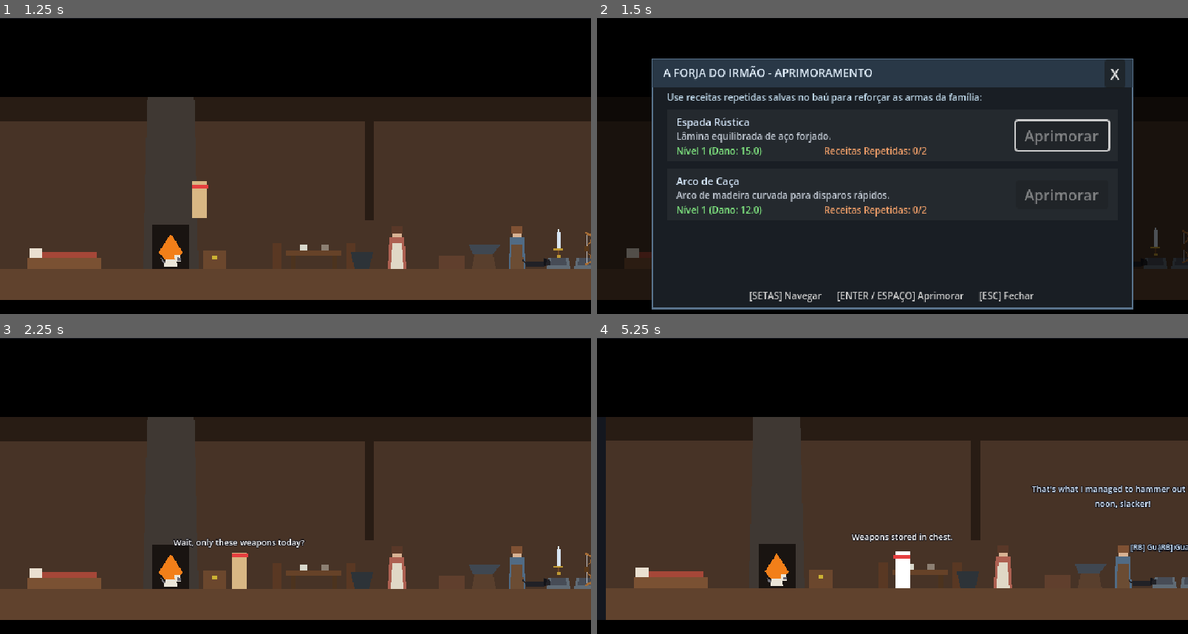
Above: before the commit, frames 1-4 (two rows, left to right).
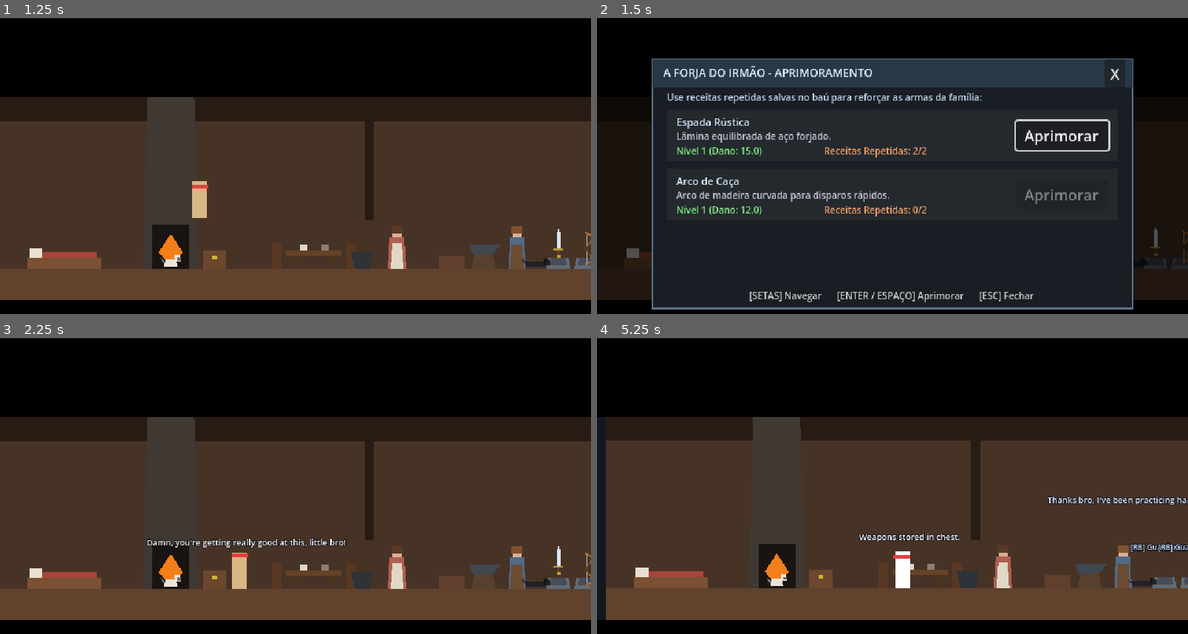
Above: after the commit, the same moments.

Repository: Theadrill/Godot-Roguelike-Prototype
Game: Godot game, scene res://src/world/hub/family_house.tscn
The game is run twice, just before and just after one commit, with the same random seed, the same clock (stepped at 60 frames per second) and the same inputs.
Inputs (mouse positions are in pixels of both pictures, inside the frame that each line leads up to):
- Up to frame 1 (1.25 s): tap Enter (ui_accept) at 0.5 s; move the mouse to (395, 251) at 0.52 s; press the mouse at (395, 251) at 0.53 s; hold D (move_right) from 0.53 s (still down); tap Space (jump) at 0.77 s
- Up to frame 2 (1.5 s): keep holding D (move_right); move the mouse to (1117, 251) at 1.27 s; release the mouse at (1117, 251) at 1.28 s; right-click (1117, 251) at 1.35 s; click (1117, 251) at 1.42 s
- Up to frame 3 (2.25 s): tap Space (jump) at 1.52 s; release D (move_right) at 2 s; click "X" at 2 s
- Up to frame 4 (5.25 s): move the mouse to (1158, 571) at 2.77 s; hold A (move_left) 2.78-3.53 s; tap Q (heal) at 2.85 s; click (1158, 571) at 2.92 s; move the mouse to (1182, 571) at 3.52 s; hold D (move_right) 3.53-5.03 s; tap E (interact) at 3.6 s; click (1182, 571) at 3.67 s; tap Space (jump) at 3.77, 4.52 s; move the mouse to (803, 580) at 4.27 s; tap Keypad 2 (look_down) at 4.35 s; click (803, 580) at 4.42 s; tap Escape (ui_cancel) at 4.9 s; move the mouse to (715, 453) at 5.02 s; hold A (move_left) from 5.03 s (still down); tap Keypad 4 (look_left) at 5.1 s

Frame 1 is identical in both runs. In frame 2, 0.2% of the frame differs, in the area x 53-85%, y 37-47%; in frame 3, 0.6%; in frame 4, 1.4%, in the area x 43-100%, y 49-70%.

Commit message:
feat(hub): adiciona dialogos diegeticos fofos com Mae e Irmao e libera teste de upgrade da espada

Diff:
--- a/src/core/localization/translations.csv
+++ b/src/core/localization/translations.csv
@@ -72,3 +72,17 @@
 UI_SELECTED,"Ativo","Active"
 UI_UPGRADE,"Aprimorar","Upgrade"
 UI_CLOSE,"Fechar","Close"
+BARK_TEA_CUTE_H1,"Caraca, que chá maravilhoso mãe!","Damn, this tea is amazing mom!"
+BARK_TEA_CUTE_M1,"Eu sou a melhor né, fala a verdade!","I'm the best, admit it!"
+BARK_TEA_CUTE_H2,"Esse é o meu favorito!","This one is my favorite!"
+BARK_TEA_CUTE_M2,"Muito bom né filho?","So good, right son?"
+BARK_TEA_CUTE_M3_A,"Gostou?","Did you like it?"
+BARK_TEA_CUTE_H3,"Precisa nem perguntar né!","You don't even need to ask!"
+BARK_TEA_CUTE_M3_B,"Ufa, achei que tinha errado no ponto hehe!","Phew, thought I messed up the brewing hehe!"
+BARK_FORGE_CUTE_H1,"Caramba, você tá ficando bom nisso mesmo hein maninho!","Damn, you're getting really good at this, little bro!"
+BARK_FORGE_CUTE_B1,"Valeu mano, to me esforçando!","Thanks bro, I've been practicing hard!"
+BARK_FORGE_CUTE_H2,"Isso vai fazer um estrago!","This is gonna wreck some monsters!"
+BARK_FORGE_CUTE_B2,"Essa eu caprichei, fala sério!","I really outdid myself on this one, admit it!"
+BARK_FORGE_CUTE_H3_A,"Como você conseguiu fazer isso?","How did you manage to do that?"
+BARK_FORGE_CUTE_B3,"Hã? Ficou ruim?","Huh? Did it turn out bad?"
+BARK_FORGE_CUTE_H3_B,"Não cara, tá sensacional!","No way man, it's sensational!"
--- a/src/core/progression_manager.gd
+++ b/src/core/progression_manager.gd
@@ -25,7 +25,7 @@
 
 # Aprimoramentos Permanentes da Forja (Irmão)
 var weapon_sword_level: int = 1
-var weapon_sword_duplicates: int = 0
+var weapon_sword_duplicates: int = 2 # 2 receitas disponíveis inicialmente para teste de aprimoramento e diálogos
 
 var weapon_bow_level: int = 1
 var weapon_bow_duplicates: int = 0
--- a/src/entities/player/player.gd
+++ b/src/entities/player/player.gd
@@ -379,7 +379,7 @@
 	return bark_label.modulate.a > 0.01 and _bark_tween != null and _bark_tween.is_valid() and _bark_tween.is_running()
 
 ## Exibe aviso diegético (Bark) suavemente animado flutuando acima da cabeça do guerreiro
-func show_bark(text: String) -> void:
+func show_bark(text: String, custom_duration: float = 0.0) -> void:
 	if not bark_label:
 		bark_label = get_node_or_null("BarkLabel") as Label
 	if not bark_label:
@@ -392,7 +392,7 @@
 	if _bark_tween and _bark_tween.is_valid():
 		_bark_tween.kill()
 
-	var duration: float = maxf(3.5, clampf(float(text.length()) * 0.08, 3.5, 6.0))
+	var duration: float = custom_duration if custom_duration > 0.0 else maxf(3.5, clampf(float(text.length()) * 0.08, 3.5, 6.0))
 	_bark_tween = create_tween()
 	_bark_tween.set_parallel(true)
 	_bark_tween.tween_property(bark_label, "position:y", -70.0, duration).set_trans(Tween.TRANS_QUAD).set_ease(Tween.EASE_OUT)
--- a/src/ui/hub/brother_forge_ui.gd
+++ b/src/ui/hub/brother_forge_ui.gd
@@ -3,7 +3,7 @@
 
 const GamepadPromptBar = preload("res://src/ui/components/gamepad_prompt_bar.gd")
 
-signal closed
+signal closed(did_upgrade: bool)
 
 @onready var weapon_1_level_label: Label = $MainPanel/ScrollContainer/VBox/Item1/LevelLabel
 @onready var weapon_1_req_label: Label = $MainPanel/ScrollContainer/VBox/Item1/ReqLabel
@@ -14,6 +14,8 @@
 @onready var btn_upgrade_weapon_2: Button = $MainPanel/ScrollContainer/VBox/Item2/BtnUpgrade
 
 @onready var prompt_bar: GamepadPromptBar = $MainPanel/GamepadPromptBar
+
+var did_upgrade_weapon: bool = false
 
 func _ready() -> void:
 	visible = false
@@ -29,13 +31,14 @@
 
 func open_ui() -> void:
 	visible = true
+	did_upgrade_weapon = false
 	_refresh_display()
 	await get_tree().process_frame
 	btn_upgrade_weapon_1.grab_focus()
 
 func close_ui() -> void:
 	visible = false
-	closed.emit()
+	closed.emit(did_upgrade_weapon)
 
 func _unhandled_input(event: InputEvent) -> void:
 	if not visible:
@@ -50,11 +53,13 @@
 			ProgressionManager.weapon_sword_duplicates -= 2
 			ProgressionManager.weapon_sword_level += 1
 			ProgressionManager.permanent_upgrades_updated.emit()
+			did_upgrade_weapon = true
 	elif weapon_id == "bow":
 		if ProgressionManager.weapon_bow_duplicates >= 2:
 			ProgressionManager.weapon_bow_duplicates -= 2
 			ProgressionManager.weapon_bow_level += 1
 			ProgressionManager.permanent_upgrades_updated.emit()
+			did_upgrade_weapon = true
 	_refresh_display()
 
 func _refresh_display() -> void:
--- a/src/ui/hub/mother_dialog_ui.gd
+++ b/src/ui/hub/mother_dialog_ui.gd
@@ -3,7 +3,7 @@
 
 const GamepadPromptBar = preload("res://src/ui/components/gamepad_prompt_bar.gd")
 
-signal closed
+signal closed(did_take_tea: bool)
 
 @onready var category_view: Control = $MainPanel/CategoryView
 @onready var list_view_elixirs: Control = $MainPanel/ListViewElixirs
@@ -35,6 +35,7 @@
 
 enum ViewState { CATEGORIES, ELIXIRS_LIST, TEAS_LIST, CLOTHES_LIST }
 var current_view: ViewState = ViewState.CATEGORIES
+var did_take_tea_or_elixir: bool = false
 
 func _ready() -> void:
 	visible = false
@@ -64,11 +65,12 @@
 
 func open_ui() -> void:
 	visible = true
+	did_take_tea_or_elixir = false
 	_switch_to_view(ViewState.CATEGORIES)
 
 func close_ui() -> void:
 	visible = false
-	closed.emit()
+	closed.emit(did_take_tea_or_elixir)
 
 func _unhandled_input(event: InputEvent) -> void:
 	if not visible:
@@ -102,6 +104,7 @@
 
 func _on_elixir_selected(elixir_id: String) -> void:
 	ProgressionManager.select_elixir(elixir_id)
+	did_take_tea_or_elixir = true
 	_refresh_display()
 
 func _on_tea_upgrade(tea_id: String) -> void:
@@ -110,11 +113,13 @@
 			ProgressionManager.tea_stone_root_duplicates -= 2
 			ProgressionManager.tea_stone_root_level += 1
 			ProgressionManager.permanent_upgrades_updated.emit()
+			did_take_tea_or_elixir = true
 	elif tea_id == "mountain_chamomile":
 		if ProgressionManager.tea_mountain_chamomile_duplicates >= 2:
 			ProgressionManager.tea_mountain_chamomile_duplicates -= 2
 			ProgressionManager.tea_mountain_chamomile_level += 1
 			ProgressionManager.permanent_upgrades_updated.emit()
+			did_take_tea_or_elixir = true
 	_refresh_display()
 
 func _on_skin_selected(skin_id: String) -> void:
--- a/src/world/hub/family_house.gd
+++ b/src/world/hub/family_house.gd
@@ -39,6 +39,7 @@
 var _player_near_brother: bool = false
 var _player_near_death: bool = false
 var _vortex_time: float = 0.0
+var _dialogue_sequence_token: int = 0
 
 const MOTHER_REFUSAL_BARKS: Array[String] = [
 	"BARK_MOTHER_REFUSAL_1",
@@ -186,20 +187,42 @@
 			player.is_input_locked = true
 		mother_ui.open_ui()
 
-func _on_mother_ui_closed() -> void:
+func _on_mother_ui_closed(did_take_tea: bool = false) -> void:
 	await get_tree().create_timer(0.08).timeout
 	if player:
 		player.is_input_locked = false
-	# O diálogo diegético acontece exclusivamente ao fechar a janela
 	if not player or not mother_bark:
 		return
-	player.show_bark(tr("PROMPT_HERO_TO_MOTHER"))
-	var timer := get_tree().create_timer(1.4)
-	timer.timeout.connect(func() -> void:
-		if mother_bark and is_instance_valid(mother_bark):
-			var random_line: String = tr(MOTHER_REFUSAL_BARKS.pick_random())
-			mother_bark.show_bark(random_line, 5.0, Color(1.0, 0.88, 0.7, 1.0))
-	)
+
+	if did_take_tea:
+		var variation: int = randi() % 3
+		var sequence: Array[Dictionary] = []
+		match variation:
+			0:
+				sequence = [
+					{"speaker": "player", "text": "BARK_TEA_CUTE_H1", "duration": 3.4, "delay": 2.8},
+					{"speaker": "mother", "text": "BARK_TEA_CUTE_M1", "duration": 4.0, "delay": 3.5, "color": Color(1.0, 0.88, 0.7, 1.0)}
+				]
+			1:
+				sequence = [
+					{"speaker": "player", "text": "BARK_TEA_CUTE_H2", "duration": 3.4, "delay": 2.8},
+					{"speaker": "mother", "text": "BARK_TEA_CUTE_M2", "duration": 4.0, "delay": 3.5, "color": Color(1.0, 0.88, 0.7, 1.0)}
+				]
+			2:
+				sequence = [
+					{"speaker": "mother", "text": "BARK_TEA_CUTE_M3_A", "duration": 3.0, "delay": 2.2, "color": Color(1.0, 0.88, 0.7, 1.0)},
+					{"speaker": "player", "text": "BARK_TEA_CUTE_H3", "duration": 3.4, "delay": 2.8},
+					{"speaker": "mother", "text": "BARK_TEA_CUTE_M3_B", "duration": 4.2, "delay": 3.8, "color": Color(1.0, 0.88, 0.7, 1.0)}
+				]
+		_play_dialogue_sequence(sequence)
+	else:
+		player.show_bark(tr("PROMPT_HERO_TO_MOTHER"), 3.0)
+		var timer := get_tree().create_timer(1.8)
+		timer.timeout.connect(func() -> void:
+			if mother_bark and is_instance_valid(mother_bark):
+				var random_line: String = tr(MOTHER_REFUSAL_BARKS.pick_random())
+				mother_bark.show_bark(random_line, 5.0, Color(1.0, 0.88, 0.7, 1.0))
+		)
 
 # --- Interação com o Irmão ---
 func _on_brother_input_event(_viewport: Node, event: InputEvent, _shape_idx: int) -> void:
@@ -214,20 +237,66 @@
 			player.is_input_locked = true
 		brother_ui.open_ui()
 
-func _on_brother_ui_closed() -> void:
+func _on_brother_ui_closed(did_upgrade: bool = false) -> void:
 	await get_tree().create_timer(0.08).timeout
 	if player:
 		player.is_input_locked = false
-	# O diálogo diegético acontece exclusivamente ao fechar a janela
 	if not player or not brother_bark:
 		return
-	player.show_bark(tr("PROMPT_HERO_TO_BROTHER"))
-	var timer := get_tree().create_timer(1.4)
-	timer.timeout.connect(func() -> void:
-		if brother_bark and is_instance_valid(brother_bark):
-			var random_line: String = tr(BROTHER_EXCUSE_BARKS.pick_random())
-			brother_bark.show_bark(random_line, 5.0, Color(0.85, 0.92, 1.0, 1.0))
-	)
+
+	if did_upgrade:
+		var variation: int = randi() % 3
+		var sequence: Array[Dictionary] = []
+		match variation:
+			0:
+				sequence = [
+					{"speaker": "player", "text": "BARK_FORGE_CUTE_H1", "duration": 3.6, "delay": 3.0},
+					{"speaker": "brother", "text": "BARK_FORGE_CUTE_B1", "duration": 4.0, "delay": 3.5, "color": Color(0.85, 0.92, 1.0, 1.0)}
+				]
+			1:
+				sequence = [
+					{"speaker": "player", "text": "BARK_FORGE_CUTE_H2", "duration": 3.4, "delay": 2.8},
+					{"speaker": "brother", "text": "BARK_FORGE_CUTE_B2", "duration": 4.0, "delay": 3.5, "color": Color(0.85, 0.92, 1.0, 1.0)}
+				]
+			2:
+				sequence = [
+					{"speaker": "player", "text": "BARK_FORGE_CUTE_H3_A", "duration": 3.5, "delay": 2.8},
+					{"speaker": "brother", "text": "BARK_FORGE_CUTE_B3", "duration": 3.2, "delay": 2.4, "color": Color(0.85, 0.92, 1.0, 1.0)},
+					{"speaker": "player", "text": "BARK_FORGE_CUTE_H3_B", "duration": 3.8, "delay": 3.2}
+				]
+		_play_dialogue_sequence(sequence)
+	else:
+		player.show_bark(tr("PROMPT_HERO_TO_BROTHER"), 3.0)
+		var timer := get_tree().create_timer(1.8)
+		timer.timeout.connect(func() -> void:
+			if brother_bark and is_instance_valid(brother_bark):
+				var random_line: String = tr(BROTHER_EXCUSE_BARKS.pick_random())
+				brother_bark.show_bark(random_line, 5.0, Color(0.85, 0.92, 1.0, 1.0))
+		)
+
+func _play_dialogue_sequence(steps: Array[Dictionary]) -> void:
+	_dialogue_sequence_token += 1
+	var seq_id: int = _dialogue_sequence_token
+	for step in steps:
+		if seq_id != _dialogue_sequence_token:
+			return
+		var speaker: String = step.get("speaker", "player")
+		var text: String = tr(step.get("text", ""))
+		var duration: float = step.get("duration", 3.5)
+		var delay_after: float = step.get("delay", 3.2)
+		var color: Color = step.get("color", Color.WHITE)
+
+		if speaker == "player":
+			if player and is_instance_valid(player):
+				player.show_bark(text, duration)
+		elif speaker == "mother":
+			if mother_bark and is_instance_valid(mother_bark):
+				mother_bark.show_bark(text, duration, color)
+		elif speaker == "brother":
+			if brother_bark and is_instance_valid(brother_bark):
+				brother_bark.show_bark(text, duration, color)
+
+		await get_tree().create_timer(delay_after).timeout
 
 # --- Interação com o Baú de Armas ---
 func _on_chest_input_event(_viewport: Node, event: InputEvent, _shape_idx: int) -> void:
Binary file changed: src/core/localization/translations.en_US.translation
Binary file changed: src/core/localization/translations.pt_BR.translation
